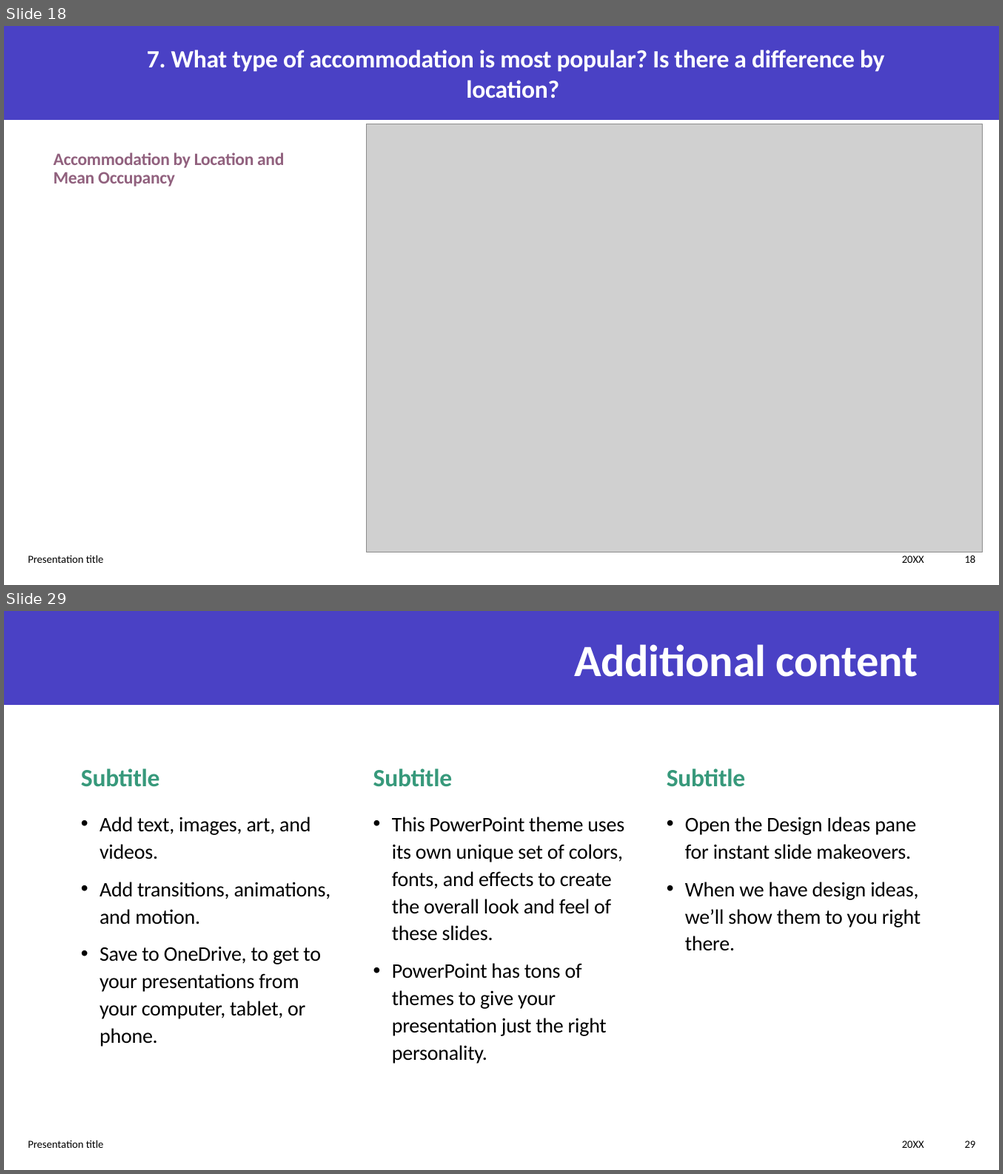
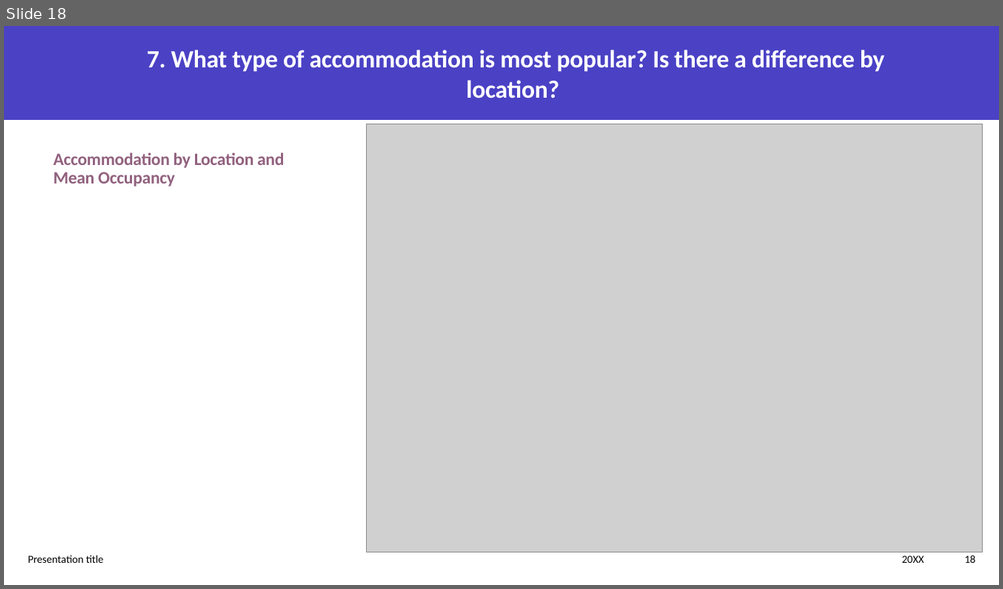
Before and after one commit to neilplenderleith/final_project_visit_scotland, a slide deck: Presentation/final_project_presentation.pptx. Shown one above the other, each under a label of ours: slides 18 and 29 before the commit, slide 18 after it; the slides between them are not shown. The pictures are 1003x1174 and 1003x589 pixels, drawn with LibreOffice and Linux fonts; fonts in the diff are those of the drawing; grey boxes stand for pictures. Boxes give left, top, right and bottom in pixels: in the first picture for what was removed or moved away, otherwise in the second. Text is boxed around its words. In the diff, an @@ line names an element or a change of style, - is before the commit and + after.

```diff
--- a/Presentation/final_project_presentation.pptx
+++ b/Presentation/final_project_presentation.pptx
@@ slide 29 removed at box(4, 611, 999, 1170), background #FFFFFF; not listed: 1 template element that a slide beside it also shows @@
@@ title removed at box(574, 644, 917, 677) @@
-Additional content
@@ text removed at box(81, 769, 160, 787) @@
-Subtitle
@@ text removed at box(373, 769, 452, 787) @@
-Subtitle
@@ text removed at box(666, 769, 745, 787) @@
-Subtitle
@@ text removed at box(99, 817, 331, 1047) @@
-• Add text, images, art, and videos.
-• Add transitions, animations, and motion.
-• Save to OneDrive, to get to your presentations from your computer, tablet, or phone.
@@ text removed at box(392, 817, 624, 1064) @@
-• This PowerPoint theme uses its own unique set of colors, fonts, and effects to create the overall look and feel of these slides.
-• PowerPoint has tons of themes to give your presentation just the right personality.
@@ text removed at box(685, 817, 920, 951) @@
-• Open the Design Ideas pane for instant slide makeovers.
-• When we have design ideas, we’ll show them to you right there.
@@ text removed at box(28, 1140, 104, 1148) @@
-Presentation title
@@ text removed at box(902, 1141, 924, 1148) @@
-20XX
@@ page number removed at box(965, 1141, 976, 1148) @@
-29
```
Also in this commit, not shown: 4 slides changed, 1 slide added, 9 other slides removed, 2 other files.
